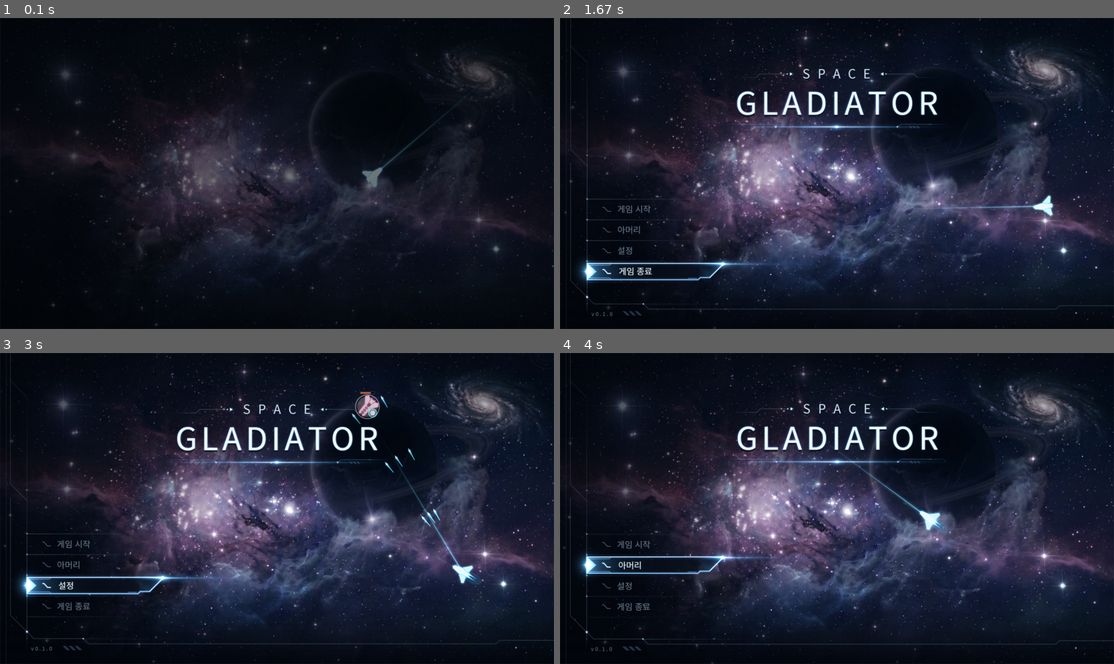
Above: before the commit, frames 1-4 (two rows, left to right).
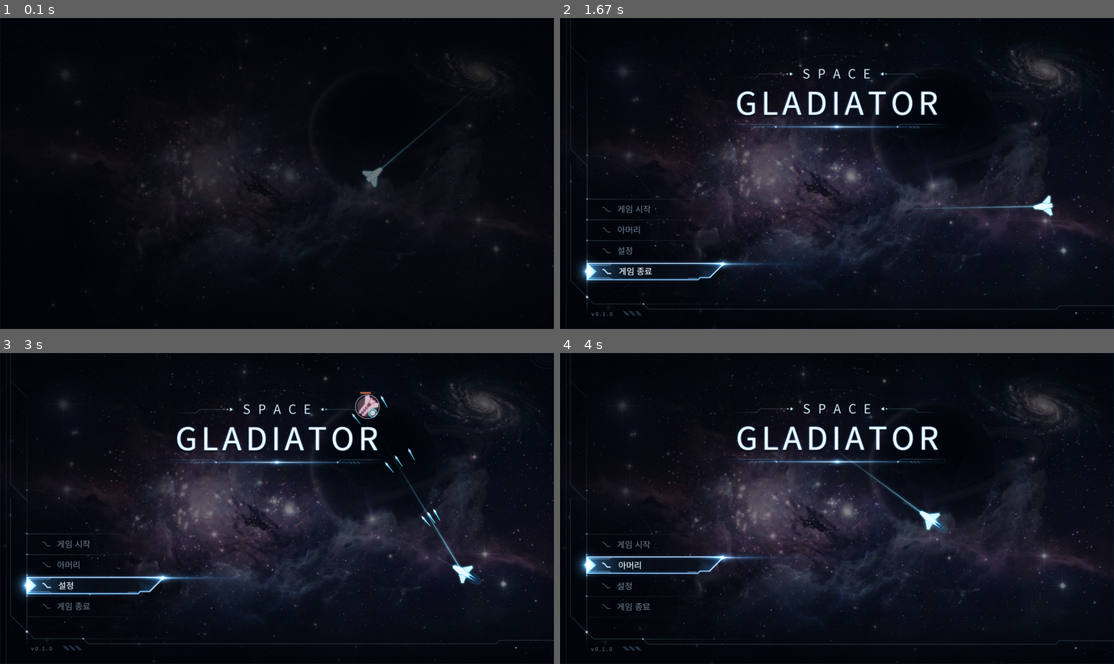
Above: after the commit, the same moments.

Repository: ChatPoongKun/SpaceGladiator
Game: LÖVE game, started from main.lua
The game is run twice, just before and just after one commit, with the same random seed, the same clock (stepped at 60 frames per second) and the same inputs.
Inputs (mouse positions are in pixels of both pictures, inside the frame that each line leads up to):
- Up to frame 1 (0.1 s): no input
- Up to frame 2 (1.67 s): hold Right 0.33-0.8 s; move the mouse to (814, 189) at 0.37 s; hold Up 0.83-1.3 s; move the mouse to (842, 195) at 0.87 s; hold Right from 1.33 s (still down); move the mouse to (704, 176) at 1.37 s
- Up to frame 3 (3 s): release Right at 1.8 s; hold Left 1.83-2.37 s; move the mouse to (332, 576) at 1.87 s; hold Down 2.4-2.87 s; move the mouse to (105, 583) at 2.43 s; hold Left from 2.9 s (still down); move the mouse to (481, 617) at 2.93 s
- Up to frame 4 (4 s): release Left at 3.37 s; hold Up 3.4-3.87 s; move the mouse to (903, 536) at 3.43 s; hold Right from 3.9 s (still down); move the mouse to (848, 402) at 3.93 s

The runs differ from the first frame. In frame 1, 7.2% of the frame differs, in the area x 1-100%, y 5-99%; in frame 2, 30%, in the area x 0-100%, y 0-98%; in frame 3, 30%; in frame 4, 30%.

Commit message:
Darken title background alpha and fallback color

Diff:
--- a/src/visual/stage_background.lua
+++ b/src/visual/stage_background.lua
@@ -29,9 +29,9 @@
 StageBackground.TINT = { 0.88, 0.90, 0.94 }
 StageBackground.ALPHA = 0.80
 StageBackground.TITLE_TINT = { 1, 1, 1 }
-StageBackground.TITLE_ALPHA = 1.0
+StageBackground.TITLE_ALPHA = 0.5
 StageBackground.TITLE_PLANET_UV = { x = 0.67, y = 0.36, innerRadius = 0.21, outerRadius = 0.32 }
-StageBackground.FALLBACK_COLOR = { 0.018, 0.025, 0.065 }
+StageBackground.FALLBACK_COLOR = { 0.005, 0.008, 0.015 }
 StageBackground.DEFAULT_IMG_W = 1024
 StageBackground.DEFAULT_IMG_H = 571
 
